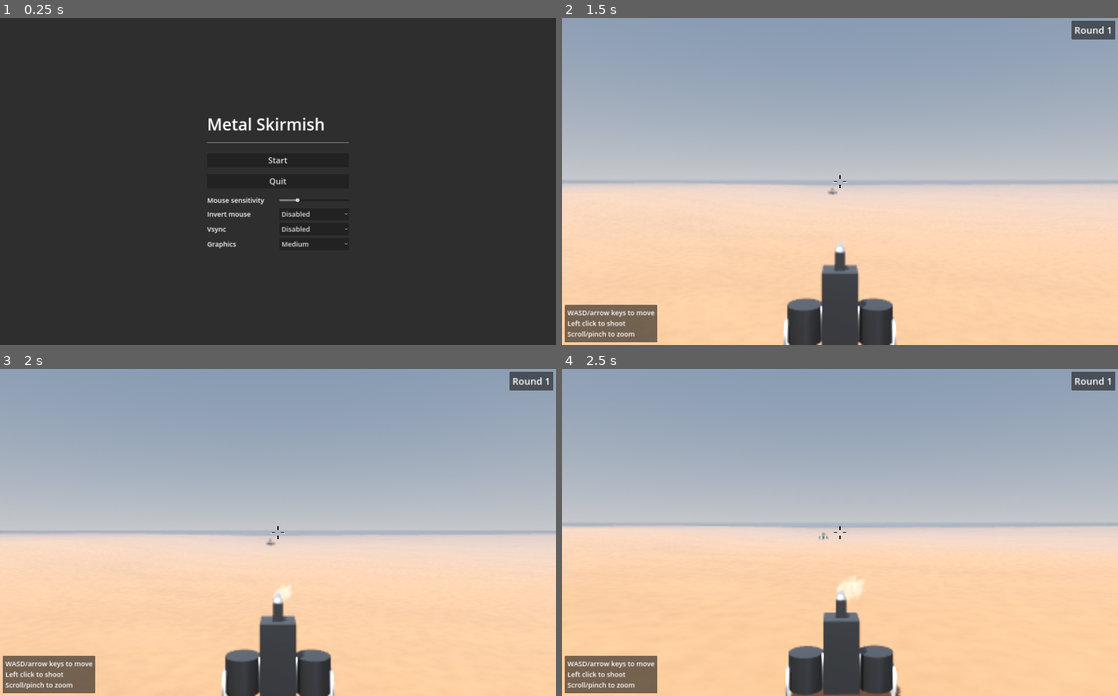
Above: before the commit, frames 1-4 (two rows, left to right).
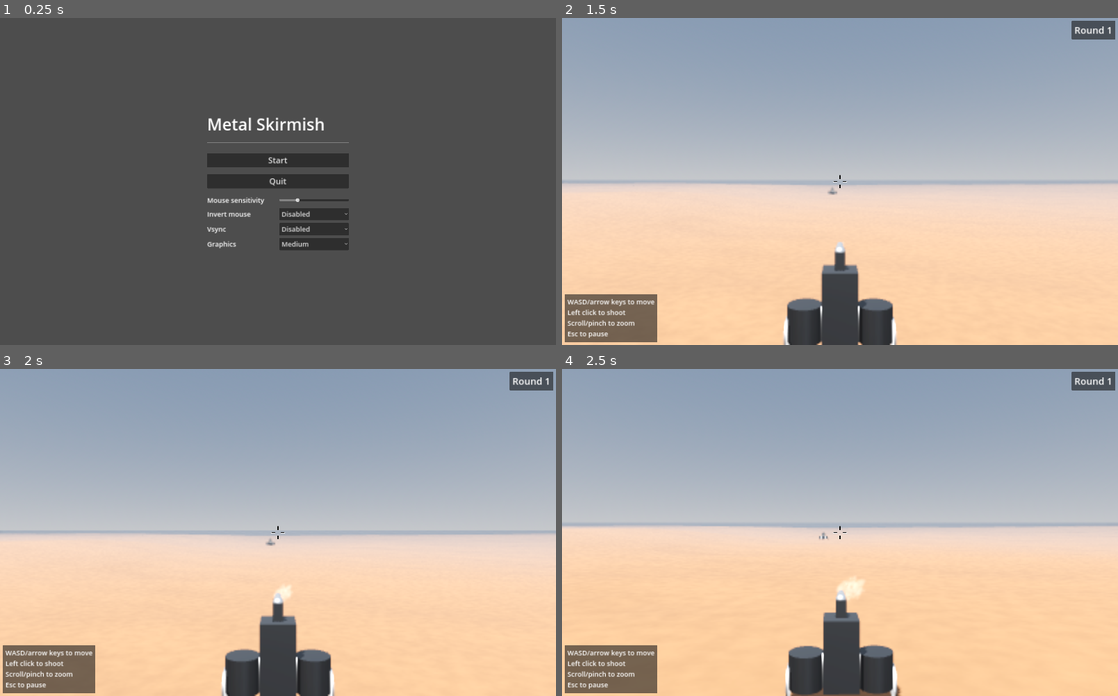
Above: after the commit, the same moments.

Repository: mcjohnalds/metal-skirmish
Game: Godot game, scene res://scenes/main.tscn
Same seed, same stepped clock (60 frames per second), same inputs: the game is played once before the commit and once after it.
Inputs (mouse positions are in pixels of both pictures, inside the frame that each line leads up to):
- Up to frame 1 (0.25 s): no input
- Up to frame 2 (1.5 s): click "Medium" at 0.5 s; click "Start" at 1.25 s
- Up to frame 3 (2 s): no input
- Up to frame 4 (2.5 s): tap Enter at 2 s; move the mouse to (867, 532) at 2.02 s; hold W (move_forward) from 2.03 s (still down); hold R (orbit) from 2.03 s (still down); click (867, 532) at 2.17 s

The runs differ from the first frame. In frame 1, 96% of the frame differs, in the area x 0-100%, y 0-100%; in frame 2, 0.9%; in frame 3, 0.9%; in frame 4, 0.9%.

Commit message:
add web export

Diff:
--- a/scenes/arena.tscn
+++ b/scenes/arena.tscn
@@ -1,7 +1,7 @@
-[gd_scene load_steps=14 format=3 uid="uid://dibolnwtlpcgq"]
+[gd_scene load_steps=15 format=3 uid="uid://dibolnwtlpcgq"]
 
 [ext_resource type="Script" path="res://scripts/arena.gd" id="1_vu6ok"]
-[ext_resource type="PackedScene" uid="uid://7k5xltg2hw8" path="res://scenes/environment.tscn" id="2_lr0bs"]
+[ext_resource type="PackedScene" uid="uid://7k5xltg2hw8" path="res://scenes/common_3d.tscn" id="2_qw8ma"]
 [ext_resource type="PackedScene" uid="uid://ca5c21n3ub847" path="res://scenes/wall.tscn" id="3_3iwxt"]
 [ext_resource type="PackedScene" uid="uid://fjdp76g7y1mb" path="res://scenes/part_button.tscn" id="6_u2300"]
 [ext_resource type="PackedScene" uid="uid://cq4gywwo6nthu" path="res://scenes/armor_part.tscn" id="7_egnf0"]
@@ -20,10 +20,13 @@
 [sub_resource type="SphereMesh" id="SphereMesh_ojded"]
 material = SubResource("StandardMaterial3D_3cg83")
 
+[sub_resource type="StyleBoxFlat" id="StyleBoxFlat_tmo8k"]
+bg_color = Color(0.301961, 0.301961, 0.301961, 1)
+
 [node name="Arena" type="Node3D" groups=["arena"]]
 script = ExtResource("1_vu6ok")
 
-[node name="Environment" parent="." instance=ExtResource("2_lr0bs")]
+[node name="Common3D" parent="." instance=ExtResource("2_qw8ma")]
 
 [node name="Walls" type="Node3D" parent="."]
 
@@ -98,94 +101,77 @@
 text = "Round Complete"
 horizontal_alignment = 2
 
-[node name="PartsEarnedText" type="PanelContainer" parent="."]
-visible = false
-anchors_preset = 8
-anchor_left = 0.5
-anchor_top = 0.5
-anchor_right = 0.5
-anchor_bottom = 0.5
-offset_left = -128.0
-offset_top = 87.0
-offset_right = 128.0
-offset_bottom = 159.0
-grow_horizontal = 2
-grow_vertical = 2
-
-[node name="MarginContainer" type="MarginContainer" parent="PartsEarnedText"]
-layout_mode = 2
-size_flags_horizontal = 4
-size_flags_vertical = 4
-theme_type_variation = &"MarginMedium"
-
-[node name="Label" type="Label" parent="PartsEarnedText/MarginContainer"]
-layout_mode = 2
+[node name="PartsEarned" type="Control" parent="."]
+visible = false
+custom_minimum_size = Vector2(490, 170)
+layout_mode = 3
+anchors_preset = 8
+anchor_left = 0.5
+anchor_top = 0.5
+anchor_right = 0.5
+anchor_bottom = 0.5
+offset_left = -245.0
+offset_top = 145.0
+offset_right = 245.0
+offset_bottom = 357.0
+grow_horizontal = 2
+grow_vertical = 2
+
+[node name="Panel" type="Panel" parent="PartsEarned"]
+layout_mode = 1
+anchors_preset = 15
+anchor_right = 1.0
+anchor_bottom = 1.0
+grow_horizontal = 2
+grow_vertical = 2
+theme_override_styles/panel = SubResource("StyleBoxFlat_tmo8k")
+
+[node name="Label" type="Label" parent="PartsEarned"]
+layout_mode = 1
+anchors_preset = 8
+anchor_left = 0.5
+anchor_top = 0.5
+anchor_right = 0.5
+anchor_bottom = 0.5
+offset_left = -108.0
+offset_top = -108.0
+offset_right = 108.0
+offset_bottom = -59.0
+grow_horizontal = 2
+grow_vertical = 2
 theme_type_variation = &"BodyMedium"
 text = "Parts Earned"
 horizontal_alignment = 2
 
-[node name="PartsEarnedButtons" type="Control" parent="."]
-visible = false
-layout_mode = 3
-anchors_preset = 8
-anchor_left = 0.5
-anchor_top = 0.5
-anchor_right = 0.5
-anchor_bottom = 0.5
-offset_left = -180.0
-offset_top = 222.0
-offset_right = 180.0
-offset_bottom = 322.0
-grow_horizontal = 2
-grow_vertical = 2
-
-[node name="HBoxContainer" type="HBoxContainer" parent="PartsEarnedButtons"]
-layout_mode = 1
-anchors_preset = 8
-anchor_left = 0.5
-anchor_top = 0.5
-anchor_right = 0.5
-anchor_bottom = 0.5
-offset_left = -229.0
-offset_top = -75.0
-offset_right = 229.0
-offset_bottom = 75.0
-grow_horizontal = 2
-grow_vertical = 2
+[node name="HBoxContainer" type="HBoxContainer" parent="PartsEarned"]
+layout_mode = 1
+anchors_preset = 7
+anchor_left = 0.5
+anchor_top = 1.0
+anchor_right = 0.5
+anchor_bottom = 1.0
+offset_left = -235.0
+offset_top = -160.0
+offset_right = 235.0
+offset_bottom = -10.0
+grow_horizontal = 2
+grow_vertical = 0
 alignment = 1
 
-[node name="ArmorPartButton" parent="PartsEarnedButtons/HBoxContainer" instance=ExtResource("6_u2300")]
-layout_mode = 2
-
-[node name="Button" parent="PartsEarnedButtons/HBoxContainer/ArmorPartButton" index="0"]
-theme_type_variation = &"LightButton"
-
-[node name="SubViewport" parent="PartsEarnedButtons/HBoxContainer/ArmorPartButton/Button/MarginContainer/SubViewportContainer" index="0"]
-render_target_update_mode = 0
-
-[node name="ArmorPart" parent="PartsEarnedButtons/HBoxContainer/ArmorPartButton/Button/MarginContainer/SubViewportContainer/SubViewport/PartViewer" index="2" instance=ExtResource("7_egnf0")]
-
-[node name="WheelPartButton" parent="PartsEarnedButtons/HBoxContainer" instance=ExtResource("6_u2300")]
-layout_mode = 2
-
-[node name="Button" parent="PartsEarnedButtons/HBoxContainer/WheelPartButton" index="0"]
-theme_type_variation = &"LightButton"
-
-[node name="SubViewport" parent="PartsEarnedButtons/HBoxContainer/WheelPartButton/Button/MarginContainer/SubViewportContainer" index="0"]
-render_target_update_mode = 0
-
-[node name="WheelPart" parent="PartsEarnedButtons/HBoxContainer/WheelPartButton/Button/MarginContainer/SubViewportContainer/SubViewport/PartViewer" index="2" instance=ExtResource("8_y2fcv")]
-
-[node name="GunPartButton" parent="PartsEarnedButtons/HBoxContainer" instance=ExtResource("6_u2300")]
-layout_mode = 2
-
-[node name="Button" parent="PartsEarnedButtons/HBoxContainer/GunPartButton" index="0"]
-theme_type_variation = &"LightButton"
-
-[node name="SubViewport" parent="PartsEarnedButtons/HBoxContainer/GunPartButton/Button/MarginContainer/SubViewportContainer" index="0"]
-render_target_update_mode = 0
-
-[node name="GunPart" parent="PartsEarnedButtons/HBoxContainer/GunPartButton/Button/MarginContainer/SubViewportContainer/SubViewport/PartViewer" index="2" instance=ExtResource("9_k1rwl")]
+[node name="ArmorPartButton" parent="PartsEarned/HBoxContainer" instance=ExtResource("6_u2300")]
+unique_name_in_owner = true
+layout_mode = 2
+part = ExtResource("7_egnf0")
+
+[node name="WheelPartButton" parent="PartsEarned/HBoxContainer" instance=ExtResource("6_u2300")]
+unique_name_in_owner = true
+layout_mode = 2
+part = ExtResource("8_y2fcv")
+
+[node name="GunPartButton" parent="PartsEarned/HBoxContainer" instance=ExtResource("6_u2300")]
+unique_name_in_owner = true
+layout_mode = 2
+part = ExtResource("9_k1rwl")
 
 [node name="MarginContainer" type="MarginContainer" parent="."]
 anchors_preset = 15
@@ -224,7 +210,8 @@
 theme_type_variation = &"BodySmall"
 text = "WASD/arrow keys to move
 Left click to shoot
-Scroll/pinch to zoom"
+Scroll/pinch to zoom
+Esc to pause"
 vertical_alignment = 2
 
 [node name="GameOverControl" type="Panel" parent="."]
@@ -276,7 +263,4 @@
 [node name="Label" parent="GameOverControl/NextRoundButton/MarginContainer/HBoxContainer" index="0"]
 text = "Retry	"
 
-[editable path="PartsEarnedButtons/HBoxContainer/ArmorPartButton"]
-[editable path="PartsEarnedButtons/HBoxContainer/WheelPartButton"]
-[editable path="PartsEarnedButtons/HBoxContainer/GunPartButton"]
 [editable path="GameOverControl/NextRoundButton"]
--- a/scenes/environment.tscn
+++ b/scenes/common_3d.tscn
@@ -1,13 +1,15 @@
-[gd_scene load_steps=2 format=3 uid="uid://7k5xltg2hw8"]
+[gd_scene load_steps=3 format=3 uid="uid://7k5xltg2hw8"]
+
+[ext_resource type="Script" path="res://scripts/common_3d.gd" id="1_3kpmt"]
 
 [sub_resource type="CameraAttributesPractical" id="CameraAttributesPractical_xynlq"]
 auto_exposure_enabled = true
 
-[node name="Environment" type="Node3D"]
+[node name="Common3D" type="Node3D"]
+script = ExtResource("1_3kpmt")
 
 [node name="WorldEnvironment" type="WorldEnvironment" parent="."]
 camera_attributes = SubResource("CameraAttributesPractical_xynlq")
 
 [node name="DirectionalLight3D" type="DirectionalLight3D" parent="."]
-transform = Transform3D(-0.866025, -0.433013, 0.25, 0, 0.5, 0.866025, -0.5, 0.75, -0.433013, 0, 0, 0)
-shadow_enabled = true
+transform = Transform3D(-0.866025, -0.433013, 0.25, 0, 0.5, 0.866025, -0.5, 0.75, -0.433012, 0, 0, 0)
--- a/scenes/garage.tscn
+++ b/scenes/garage.tscn
@@ -1,7 +1,7 @@
 [gd_scene load_steps=11 format=3 uid="uid://c7t625mkknres"]
 
 [ext_resource type="Script" path="res://scripts/garage.gd" id="1_ymf2g"]
-[ext_resource type="PackedScene" uid="uid://7k5xltg2hw8" path="res://scenes/environment.tscn" id="2_u73kb"]
+[ext_resource type="PackedScene" uid="uid://7k5xltg2hw8" path="res://scenes/common_3d.tscn" id="2_7hvwk"]
 [ext_resource type="PackedScene" uid="uid://baxd2e51ghvfa" path="res://scenes/camera_pivot.tscn" id="3_ti46u"]
 [ext_resource type="PackedScene" uid="uid://cq4gywwo6nthu" path="res://scenes/armor_part.tscn" id="4_g3fkt"]
 [ext_resource type="PackedScene" uid="uid://fjdp76g7y1mb" path="res://scenes/part_button.tscn" id="4_pdkw2"]
@@ -14,7 +14,7 @@
 [node name="Garage" type="Node3D"]
 script = ExtResource("1_ymf2g")
 
-[node name="Environment" parent="." instance=ExtResource("2_u73kb")]
+[node name="Common3D" parent="." instance=ExtResource("2_7hvwk")]
 
 [node name="CameraPivot" parent="." instance=ExtResource("3_ti46u")]
 
@@ -39,18 +39,15 @@
 
 [node name="ArmorPartButton" parent="MarginContainer/VBoxContainer" instance=ExtResource("4_pdkw2")]
 layout_mode = 2
-
-[node name="ArmorPart" parent="MarginContainer/VBoxContainer/ArmorPartButton/Button/MarginContainer/SubViewportContainer/SubViewport/PartViewer" index="2" instance=ExtResource("4_g3fkt")]
+part = ExtResource("4_g3fkt")
 
 [node name="WheelPartButton" parent="MarginContainer/VBoxContainer" instance=ExtResource("4_pdkw2")]
 layout_mode = 2
-
-[node name="WheelPart" parent="MarginContainer/VBoxContainer/WheelPartButton/Button/MarginContainer/SubViewportContainer/SubViewport/PartViewer" index="2" instance=ExtResource("6_fa7mk")]
+part = ExtResource("6_fa7mk")
 
 [node name="GunPartButton" parent="MarginContainer/VBoxContainer" instance=ExtResource("4_pdkw2")]
 layout_mode = 2
-
-[node name="GunPart" parent="MarginContainer/VBoxContainer/GunPartButton/Button/MarginContainer/SubViewportContainer/SubViewport/PartViewer" index="2" instance=ExtResource("7_5kapl")]
+part = ExtResource("7_5kapl")
 
 [node name="Control" type="Control" parent="MarginContainer"]
 layout_mode = 2
@@ -92,7 +89,4 @@
 [node name="Label" parent="MarginContainer/NextRoundButton/MarginContainer/HBoxContainer" index="0"]
 text = "Start Next Round"
 
-[editable path="MarginContainer/VBoxContainer/ArmorPartButton"]
-[editable path="MarginContainer/VBoxContainer/WheelPartButton"]
-[editable path="MarginContainer/VBoxContainer/GunPartButton"]
 [editable path="MarginContainer/NextRoundButton"]
--- a/scenes/menu.tscn
+++ b/scenes/menu.tscn
@@ -1,6 +1,9 @@
-[gd_scene load_steps=2 format=3 uid="uid://c8y6d7ysl5nk2"]
+[gd_scene load_steps=3 format=3 uid="uid://c8y6d7ysl5nk2"]
 
 [ext_resource type="Script" path="res://scripts/menu.gd" id="1_f0puq"]
+
+[sub_resource type="StyleBoxFlat" id="StyleBoxFlat_xl4k8"]
+bg_color = Color(0.301961, 0.301961, 0.301961, 0.819608)
 
 [node name="Menu" type="Panel"]
 anchors_preset = 15
@@ -8,6 +11,7 @@
 anchor_bottom = 1.0
 grow_horizontal = 2
 grow_vertical = 2
+theme_override_styles/panel = SubResource("StyleBoxFlat_xl4k8")
 script = ExtResource("1_f0puq")
 
 [node name="MaginContainer" type="MarginContainer" parent="."]
@@ -117,6 +121,7 @@
 size_flags_vertical = 4
 focus_mode = 0
 item_count = 2
+selected = 0
 popup/item_0/text = "Disabled"
 popup/item_0/id = 6
 popup/item_1/text = "Enabled"
@@ -138,6 +143,7 @@
 size_flags_vertical = 4
 focus_mode = 0
 item_count = 4
+selected = 0
 popup/item_0/text = "Disabled"
 popup/item_0/id = 0
 popup/item_1/text = "Enabled"
@@ -162,12 +168,7 @@
 size_flags_horizontal = 3
 size_flags_vertical = 4
 focus_mode = 0
-item_count = 4
-popup/item_0/text = "Low"
-popup/item_0/id = 3
-popup/item_1/text = "Medium"
-popup/item_1/id = 0
-popup/item_2/text = "High"
-popup/item_2/id = 1
-popup/item_3/text = "Insane"
-popup/item_3/id = 2
+item_count = 1
+selected = 0
+popup/item_0/text = "Placeholder"
+popup/item_0/id = 0
--- a/scenes/part_button.tscn
+++ b/scenes/part_button.tscn
@@ -32,17 +32,16 @@
 
 [node name="SubViewportContainer" type="SubViewportContainer" parent="Button/MarginContainer"]
 layout_mode = 2
-stretch = true
 
 [node name="SubViewport" type="SubViewport" parent="Button/MarginContainer/SubViewportContainer"]
 own_world_3d = true
 transparent_bg = true
 handle_input_locally = false
 size = Vector2i(130, 130)
-size_2d_override_stretch = true
 render_target_update_mode = 4
 
 [node name="PartViewer" parent="Button/MarginContainer/SubViewportContainer/SubViewport" instance=ExtResource("1_clpxv")]
+unique_name_in_owner = true
 
 [node name="Label" type="Label" parent="Button/MarginContainer"]
 layout_mode = 2
--- a/scenes/part_viewer.tscn
+++ b/scenes/part_viewer.tscn
@@ -1,8 +1,9 @@
 [gd_scene load_steps=2 format=3 uid="uid://daa0akqjk2ymk"]
 
-[ext_resource type="PackedScene" uid="uid://7k5xltg2hw8" path="res://scenes/environment.tscn" id="1_5wf28"]
+[ext_resource type="Script" path="res://scripts/part_viewer.gd" id="1_rgfww"]
 
 [node name="PartViewer" type="Node3D"]
+script = ExtResource("1_rgfww")
 
 [node name="Camera3D" type="Camera3D" parent="."]
 transform = Transform3D(0.707107, -0.353553, 0.612373, 3.02058e-16, 0.866025, 0.5, -0.707107, -0.353553, 0.612373, 1, 0.82, 1)
@@ -12,4 +13,12 @@
 near = 0.01
 far = 100.0
 
-[node name="Environment" parent="." instance=ExtResource("1_5wf28")]
+[node name="PartContainer" type="Node3D" parent="."]
+
+[node name="DirectionalLight3D" type="DirectionalLight3D" parent="."]
+transform = Transform3D(-0.866025, -0.433013, 0.25, 0, 0.5, 0.866025, -0.5, 0.75, -0.433012, 0, 0, 0)
+light_energy = 16.0
+
+[node name="DirectionalLight3D2" type="DirectionalLight3D" parent="."]
+transform = Transform3D(1, 3.9124e-07, -2.16423e-07, -8.192e-09, 0.5, 0.866026, 4.47035e-07, -0.866026, 0.5, 0, 0, 0)
+light_energy = 16.0
--- a/scripts/arena.gd
+++ b/scripts/arena.gd
@@ -215,11 +215,10 @@
 @onready var round_counter: RoundCounter = $MarginContainer/RoundCounter
 @onready var round_complete_control: Control = $RoundCompleteControl
 @onready var round_complete_label: Label = $RoundCompleteControl/MarginContainer/Label
-@onready var parts_earned_text: Control = $PartsEarnedText
-@onready var parts_earned_buttons: Control = $PartsEarnedButtons
-@onready var armor_part_button: PartButton = $PartsEarnedButtons/HBoxContainer/ArmorPartButton
-@onready var wheel_part_button: PartButton = $PartsEarnedButtons/HBoxContainer/WheelPartButton
-@onready var gun_part_button: PartButton = $PartsEarnedButtons/HBoxContainer/GunPartButton
+@onready var parts_earned: Control = $PartsEarned
+@onready var armor_part_button: PartButton = %ArmorPartButton
+@onready var wheel_part_button: PartButton = %WheelPartButton
+@onready var gun_part_button: PartButton = %GunPartButton
 @onready var ground: Ground = $Ground
 @onready var crosshair: Control = $Crosshair
 @onready var game_over_control: Control = $GameOverControl
@@ -275,8 +274,7 @@
 		if g.round_number == rounds.size():
 			round_complete_label.text = "Game Won - Thanks For Playing"
 		await get_tree().create_timer(2.0).timeout
-		parts_earned_text.visible = true
-		parts_earned_buttons.visible = true
+		parts_earned.visible = true
 		var round_data: Dictionary = rounds[g.round_number - 1]
 		var armor_parts_earned: int = round_data["armor_parts_earned"]
 		var wheel_parts_earned: int = round_data["wheel_parts_earned"]
--- a/scripts/camera_pivot.gd
+++ b/scripts/camera_pivot.gd
@@ -38,7 +38,7 @@
 		camera.position.z *= e.factor
 	if event is InputEventMouseButton:
 		var button := event as InputEventMouseButton
-		var scroll_speed := 1.5
+		var scroll_speed := 1.1
 		if button.button_index == MOUSE_BUTTON_WHEEL_UP:
 			camera.position.z *= scroll_speed
 		elif button.button_index == MOUSE_BUTTON_WHEEL_DOWN:
@@ -46,8 +46,8 @@
 
 	if camera.position.z < -100.0:
 		camera.position.z = -100.0
-	if camera.position.z > -3.0:
-		camera.position.z = -2.0
+	if camera.position.z >= -3.0:
+		camera.position.z = -3.0
 
 	if event is InputEventMouseMotion:
 		var e := event as InputEventMouseMotion
--- /dev/null
+++ b/scripts/common_3d.gd
@@ -0,0 +1,16 @@
+class_name Common3D
+extends Node3D
+
+@onready var light: DirectionalLight3D = $DirectionalLight3D
+
+
+func _ready() -> void:
+	update()
+	g.graphics_preset_changed.connect(update)
+
+
+func update() -> void:
+	light.shadow_enabled = (
+		g.graphics_preset > Global.GraphicsPreset.LOW
+		and not Global.is_compatibility_renderer()
+	)
--- a/scripts/global.gd
+++ b/scripts/global.gd
@@ -1,5 +1,7 @@
 class_name Global
 extends Node
+
+signal graphics_preset_changed
 
 enum PhysicsLayer {
 	VEHICLE = 1 << 0,
@@ -30,6 +32,7 @@
 var graphics_preset := GraphicsPreset.MEDIUM:
 	set(value):
 		graphics_preset = value
+		graphics_preset_changed.emit()
 		match graphics_preset:
 			GraphicsPreset.LOW:
 				Engine.physics_ticks_per_second = int(DEFAULT_PHYSICS_TICKS_PER_SECOND)
@@ -225,3 +228,10 @@
 				stack.append(neighbor)
 
 	return visited.size() == nodes.size()
+
+
+static func is_compatibility_renderer() -> bool:
+	var rendering_method: String = (
+		ProjectSettings["rendering/renderer/rendering_method"]
+	)
+	return rendering_method == "gl_compatibility"
--- a/scripts/main.gd
+++ b/scripts/main.gd
@@ -10,6 +10,8 @@
 var level: Node
 var transitioning := false
 var paused := false
+var desired_mouse_mode := Input.MOUSE_MODE_VISIBLE
+var mouse_mode_mismatch_count := 0
 
 
 func _ready() -> void:
@@ -23,10 +25,28 @@
 	settings.restart_button.button_down.connect(on_restart_button_down)
 
 
+func _process(_delta: float) -> void:
+	# Deal with the bullshit that can happen when the browser takes away the
+	# game's pointer lock
+	if (
+		desired_mouse_mode != Input.mouse_mode
+		and desired_mouse_mode == Input.MOUSE_MODE_CAPTURED
+	):
+		mouse_mode_mismatch_count += 1
+	else:
+		mouse_mode_mismatch_count = 0
+	if mouse_mode_mismatch_count > 10:
+		pause()
+
+
 func _unhandled_input(event: InputEvent) -> void:
 	if level and event.is_action_pressed("ui_cancel"):
 		if paused:
-			unpause()
+			# In a browser, we can only capture the mouse on a mouse click
+			# event, so we only let the user unpause by clicking the resume
+			# buttom
+			if OS.get_name() != "Web":
+				unpause()
 		else:
 			pause()
 	if (
@@ -52,6 +72,8 @@
 	if transitioning:
 		return
 	transitioning = true
+
+	set_mouse_mode(Input.MOUSE_MODE_CAPTURED)
 
 	var player: Vehicle
 	if level is Garage:
@@ -80,7 +102,6 @@
 	new_arena.restart_button.button_down.connect(on_restart_button_down)
 	new_arena.round_lost.connect(on_round_lost)
 	level = new_arena
-	Input.mouse_mode = Input.MOUSE_MODE_CAPTURED
 
 	transitioning = false
 
@@ -89,6 +110,8 @@
 	if transitioning:
 		return
 	transitioning = true
+
+	set_mouse_mode(Input.MOUSE_MODE_VISIBLE)
 
 	var arena: Arena = level
 	var dict := Global.parts_to_dictionary(arena.player.parts)
@@ -104,7 +127,6 @@
 	g.camera_pivot.view_yaw = 3.0 * TAU / 8.0
 	garage.next_round.connect(go_to_arena)
 	level = garage
-	Input.mouse_mode = Input.MOUSE_MODE_VISIBLE
 
 	transitioning = false
 
@@ -122,7 +144,7 @@
 	level.process_mode = Node.PROCESS_MODE_DISABLED
 	settings.restart_button.get_parent().visible = level is Arena
 	settings.visible = true
-	Input.mouse_mode = Input.MOUSE_MODE_VISIBLE
+	set_mouse_mode(Input.MOUSE_MODE_VISIBLE)
 
 
 func unpause() -> void:
@@ -132,11 +154,12 @@
 	if level is Arena:
 		var arena: Arena = level
 		if not arena.is_round_lost:
-			Input.mouse_mode = Input.MOUSE_MODE_CAPTURED
+			set_mouse_mode(Input.MOUSE_MODE_CAPTURED)
 
 
 func on_restart_button_down() -> void:
-	unpause()
+	if paused:
+		unpause()
 	if g.round_number == 1:
 		go_to_arena()
 	else:
@@ -150,4 +173,9 @@
 
 
 func on_round_lost() -> void:
-	Input.mouse_mode = Input.MOUSE_MODE_VISIBLE
+	set_mouse_mode(Input.MOUSE_MODE_VISIBLE)
+
+
+func set_mouse_mode(mode: Input.MouseMode) -> void:
+	desired_mouse_mode = mode
+	Input.mouse_mode = mode
--- a/scripts/menu.gd
+++ b/scripts/menu.gd
@@ -12,6 +12,12 @@
 
 
 func _ready() -> void:
+	performance_preset_option_button.clear()
+	performance_preset_option_button.add_item("Low")
+	performance_preset_option_button.add_item("Medium")
+	performance_preset_option_button.add_item("High")
+	if not Global.is_compatibility_renderer():
+		performance_preset_option_button.add_item("Insane")
 	mouse_sensitivity_slider.drag_ended.connect(
 		on_mouse_sensitivity_slider_drag_ended
 	)
@@ -25,6 +31,7 @@
 		on_performance_preset_item_selected
 	)
 	read_settings_from_environment()
+	quit_button.get_parent().visible = OS.get_name() != "Web"
 
 
 func read_settings_from_environment() -> void:
--- a/scripts/part_button.gd
+++ b/scripts/part_button.gd
@@ -1,6 +1,22 @@
+@tool
 class_name PartButton
 extends Control
+
+@export var part: PackedScene:
+	set(value):
+		part = value
+		if is_node_ready():
+			while part_viewer.part_container.get_child_count() > 0:
+				part_viewer.part_container.remove_child(part_viewer.part_container.get_child(0))
+			if part:
+				part_viewer.part_container.add_child(part.instantiate())
+
 
 @onready var border: Control = $Border
 @onready var label: Label = $Button/MarginContainer/Label
 @onready var button: Button = $Button
+@onready var part_viewer: Node3D = %PartViewer
+
+
+func _ready() -> void:
+	part = part
--- /dev/null
+++ b/scripts/part_viewer.gd
@@ -0,0 +1,5 @@
+@tool
+class_name PartViewer
+extends Node3D
+
+@onready var part_container = $PartContainer
Not shown, added: build/.gdignore
Not shown, added: build/web/.gdignore
Not shown, added: export_presets.cfg
Not shown, changed: misc/todo.txt
